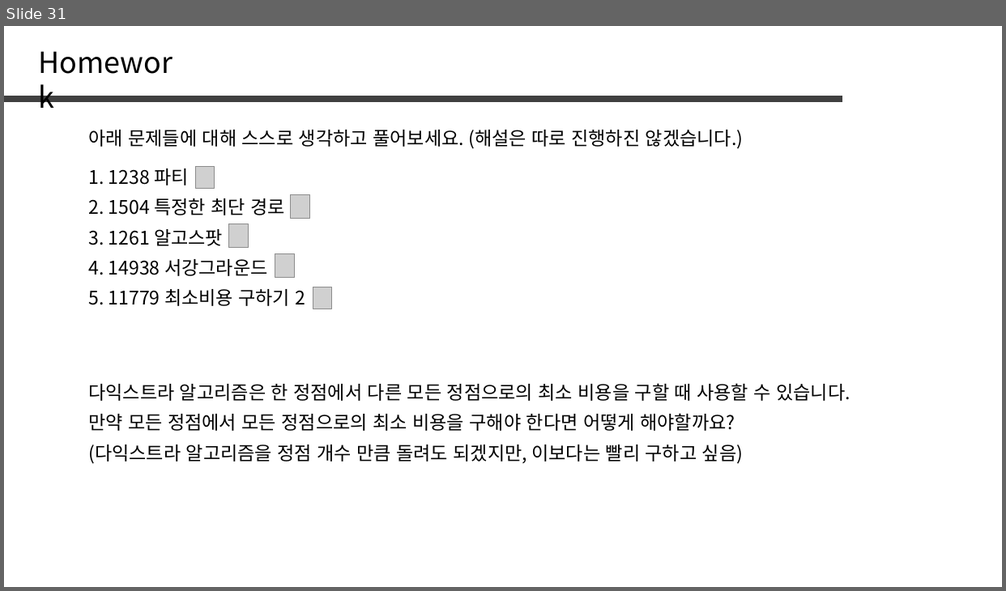
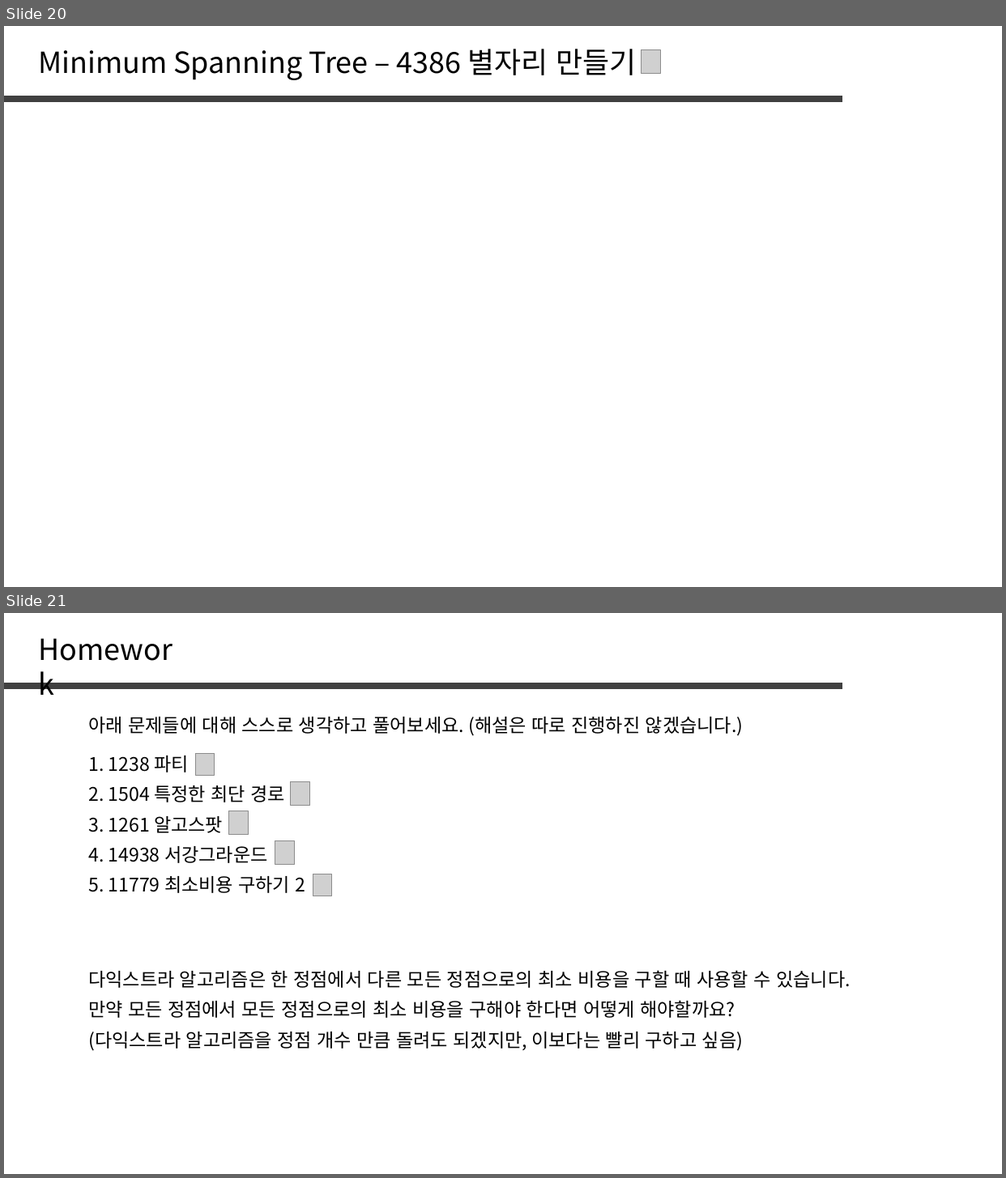
Before and after one commit to jaehoo1/PS-study, a slide deck: study/14_Minimum Spanning Tree, Kruskal.pptx. Shown one above the other, each under a label of ours: slide 31 before the commit, slides 20 and 21 after it. The pictures are 1006x591 and 1006x1178 pixels, drawn with LibreOffice and Linux fonts; fonts in the diff are those of the drawing; grey boxes stand for pictures. Boxes give left, top, right and bottom in pixels: in the first picture for what was removed or moved away, otherwise in the second. Text is boxed around its words. In the diff, an @@ line names an element or a change of style, - is before the commit and + after.

```diff
--- a/study/14_Minimum Spanning Tree, Kruskal.pptx
+++ b/study/14_Minimum Spanning Tree, Kruskal.pptx
@@ slide 20 added at bbox=[4, 26, 1002, 587], background #FFFFFF @@
@@ text added at bbox=[39, 49, 637, 80], 28 pt, text #000000 @@
+Minimum Spanning Tree – 4386 별자리 만들기
@@ picture added at bbox=[641, 50, 661, 73] @@
@@ line added from (4, 99) to (842, 99), #404040 6 pt @@
@@ what was slide 31 is now slide 21 @@
```
Also in this commit, not shown: 2 slides changed, 11 other slides added, 22 slides removed.
